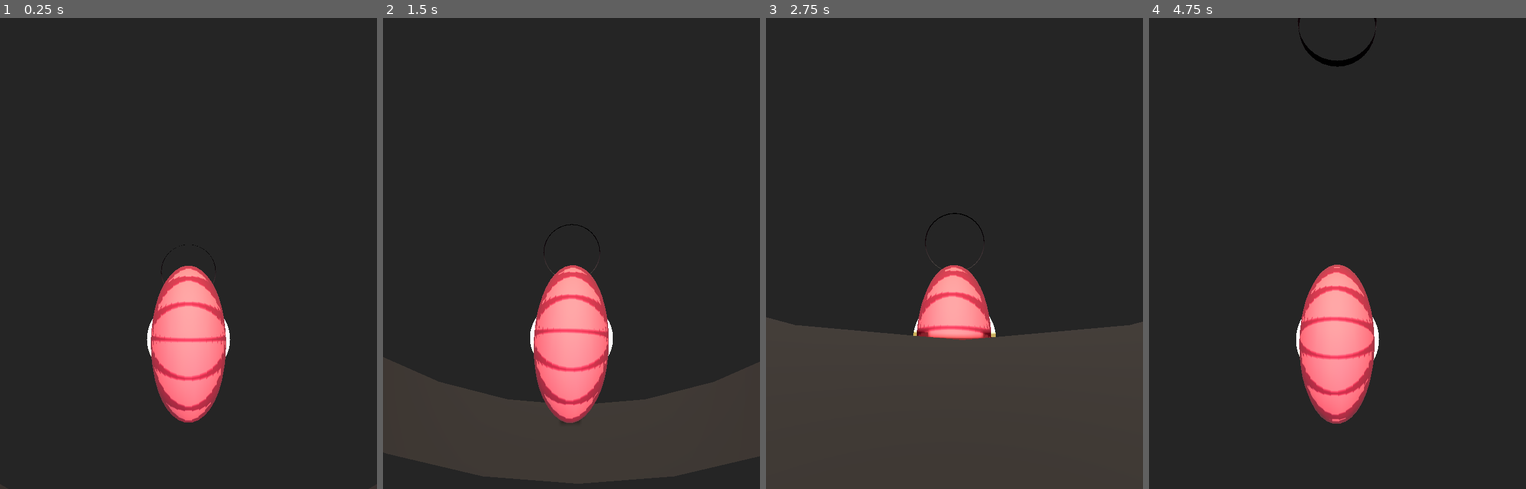
Above: before the commit, frames 1-4 (left to right).
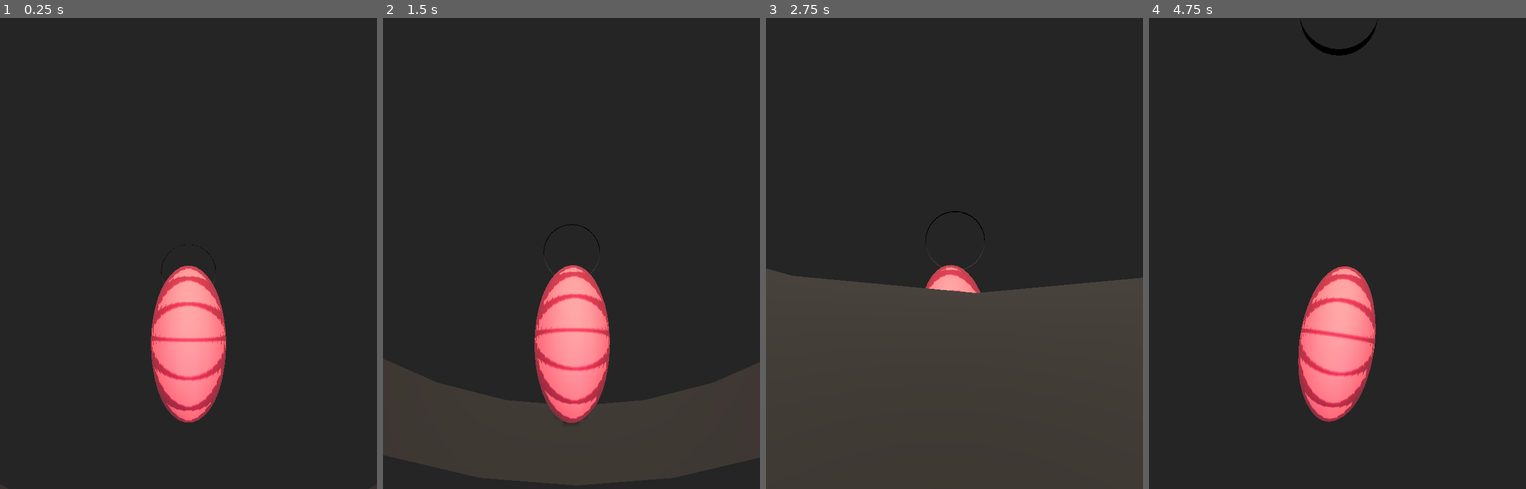
Above: after the commit, the same moments.

Repository: nergnezor/wheel
Game: Godot game, scene res://node_3d.tscn
Two runs of this game, one before a commit and one after it. Both use one fixed random seed, a clock stepped at 60 frames per second and the inputs below.
Inputs (mouse positions are in pixels of both pictures, inside the frame that each line leads up to):
- Up to frame 1 (0.25 s): no input
- Up to frame 2 (1.5 s): move the mouse to (654, 229) at 0.52 s; hold Right (ui_right) 0.53-1.28 s; click (654, 229) at 0.67 s; move the mouse to (496, 277) at 1.27 s; hold Down (ui_down) from 1.28 s (still down)
- Up to frame 3 (2.75 s): move the mouse to (992, 149) at 2.02 s; release Down (ui_down) at 2.03 s; hold Right (ui_right) from 2.03 s (still down)
- Up to frame 4 (4.75 s): move the mouse to (1318, 347) at 2.77 s; release Right (ui_right) at 2.78 s; hold Up (ui_up) 2.78-3.53 s; click (1318, 347) at 2.92 s; move the mouse to (1450, 324) at 3.52 s; hold Left (ui_left) from 3.53 s (still down); move the mouse to (1224, 182) at 4.27 s

The runs differ from the first frame. In frame 1, 0.1% of the frame differs, in the area x 38-62%, y 63-72%; in frame 2, 1.7%; in frame 3, 10%, in the area x 0-100%, y 41-69%; in frame 4, 3.6%.

Commit message:
try balance

Diff:
--- a/node_3d.tscn
+++ b/node_3d.tscn
@@ -64,7 +64,7 @@
 
 [sub_resource type="SphereMesh" id="SphereMesh_tm0dr"]
 material = SubResource("StandardMaterial3D_n8p2k")
-radius = 0.57
+radius = 0.7
 
 [sub_resource type="ShaderMaterial" id="ShaderMaterial_iw2qy"]
 render_priority = 0
@@ -85,7 +85,7 @@
 
 [sub_resource type="Curve3D" id="Curve3D_vtbks"]
 _data = {
-"points": PackedVector3Array(0, 0, 0, 0, 0, 0, 0, 0, 0, 0.000244143, -0.464113, -23.2701, -0.000244143, 0.464113, 23.2701, 0.00476074, -1.0794, 18.5661),
+"points": PackedVector3Array(0, 0, 0, 0, 0, 0, 0, 0, 0, 0.000244141, -0.725453, -1.26955, -0.000244141, 0.725453, 1.26955, 0.032938, -0.0174084, 13.0375),
 "tilts": PackedFloat32Array(0, 0)
 }
 point_count = 2
@@ -118,6 +118,7 @@
 shape = SubResource("ConcavePolygonShape3D_4dcsf")
 
 [node name="player" type="RigidBody3D" parent="."]
+transform = Transform3D(-4.37114e-08, -1, 3.48787e-16, 1, -4.37114e-08, -3.48787e-16, 3.48787e-16, 3.48787e-16, 1, 0, 0, 0)
 mass = 10.0
 contact_monitor = true
 script = ExtResource("1_i3lc8")
@@ -129,13 +130,13 @@
 skeleton = NodePath("")
 
 [node name="MeshInstance3D" type="MeshInstance3D" parent="player"]
-transform = Transform3D(-4.37114e-08, -1, 0, 1, -4.37114e-08, 0, -2.64698e-23, -2.64698e-23, 1, 0, 0, 0)
+transform = Transform3D(1, -3.48787e-16, 3.48787e-16, 3.48787e-16, 1, -3.48787e-16, -3.48787e-16, 3.48787e-16, 1, 0, 0, 0)
 mesh = SubResource("SphereMesh_hb67h")
 skeleton = NodePath("")
 
 [node name="wheel" type="CollisionShape3D" parent="player"]
 unique_name_in_owner = true
-transform = Transform3D(-4.37114e-08, -0.485, 0, 1, -2.12e-08, 0, 0, 0, 1, 0, 0, 0)
+transform = Transform3D(1, -1.74393e-16, 3.48787e-16, 3.48787e-16, 0.5, -3.48787e-16, -3.48787e-16, 1.74393e-16, 1, 0, 0, 0)
 shape = SubResource("SphereShape3D_s0qnu")
 
 [node name="camera" type="Camera3D" parent="."]
--- a/player.gd
+++ b/player.gd
@@ -36,9 +36,23 @@
 #		spin_direction *= -1
 
 
-	var lean_angle = get_rotation()
-	print("Lean angle: ", lean_angle)
+	var angle = get_rotation_degrees().z
+	const MAXANGLE:int = 360
+	while angle < 0:
+		angle += MAXANGLE
+	angle -= 90
+#	var switch = false
+#	if angle > 90:
+#		angle -= 180
+#		switch = true
+	print("Lean angle: ", angle)
 	# Handle negative angles
-	# if abs(lean_angle) > 0:
+	if abs(angle) > 2 and abs(angle) <90:
+		if angle < 0:
+			# rotate_z(0.1)
+			apply_torque(Vector3(0,0, 1) * 100)
+		else:
+			# rotate_z(-0.1)
+			apply_torque(Vector3(0,0, -1) * 100)
 #		apply_torque(Vector3(0,0, 1) * 100*-lean_angle)
 		# spin_direction *= -1
